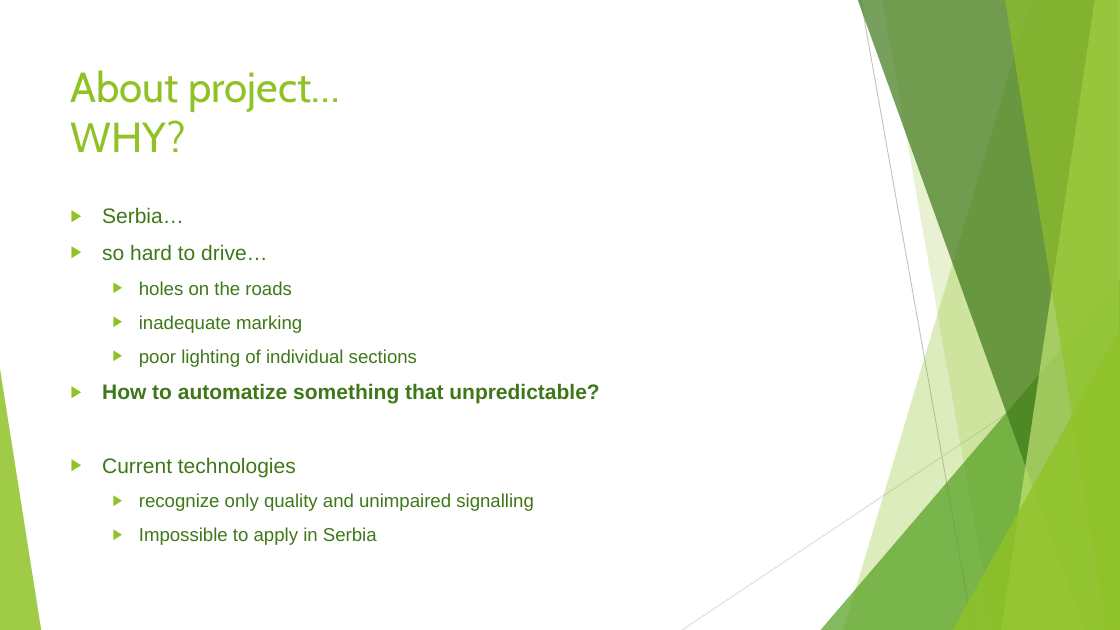
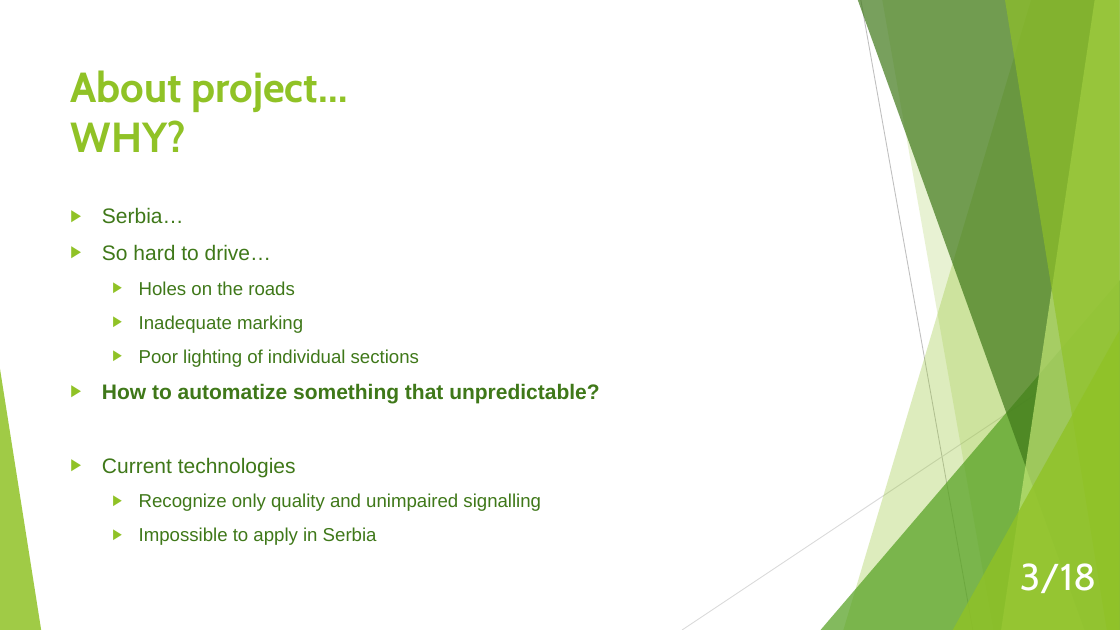
Before and after one commit to MarinaNikolic/UPR, a slide deck: slide 3 of APS.pptx. Drawn at 1120x630 pixels with LibreOffice and Linux fonts; fonts in the diff are those of the drawing. Boxes give left, top, right and bottom in pixels: in the first picture for what was removed or moved away, otherwise in the second. Text is boxed around its words. In the diff, an @@ line names an element or a change of style, - is before the commit and + after.

Commit message:
PPT for proposal done. CMMI done. Big-to-do updated. Fixed minor grammar issues in proposal.

```diff
--- a/APS.pptx
+++ b/APS.pptx
@@ title "About project… WHY?" at (x1=71, y1=70, x2=347, y2=152): bold on @@
@@ text at (x1=102, y1=244, x2=419, y2=367): text changed @@
-▶ so hard to drive…
-  ▶ holes on the roads
-  ▶ inadequate marking
-  ▶ poor lighting of individual sections
+▶ So hard to drive…
+  ▶ Holes on the roads
+  ▶ Inadequate marking
+  ▶ Poor lighting of individual sections
@@ text at (x1=139, y1=493, x2=541, y2=511): text changed @@
-  ▶ recognize only quality and unimpaired signalling
+  ▶ Recognize only quality and unimpaired signalling
@@ page number added at (x1=1020, y1=563, x2=1096, y2=593), 32 pt, text #FFFFFF @@
+3/18
```
Also in this commit, not shown: 16 other slides changed, 3 other files.
